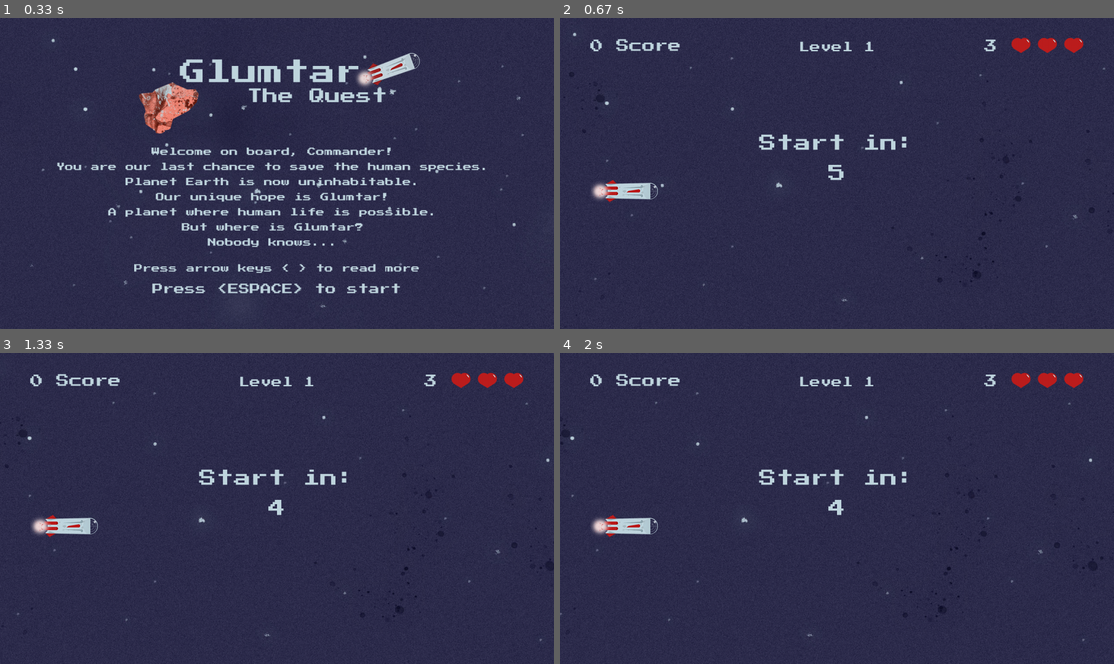
Above: before the commit, frames 1-4 (two rows, left to right).
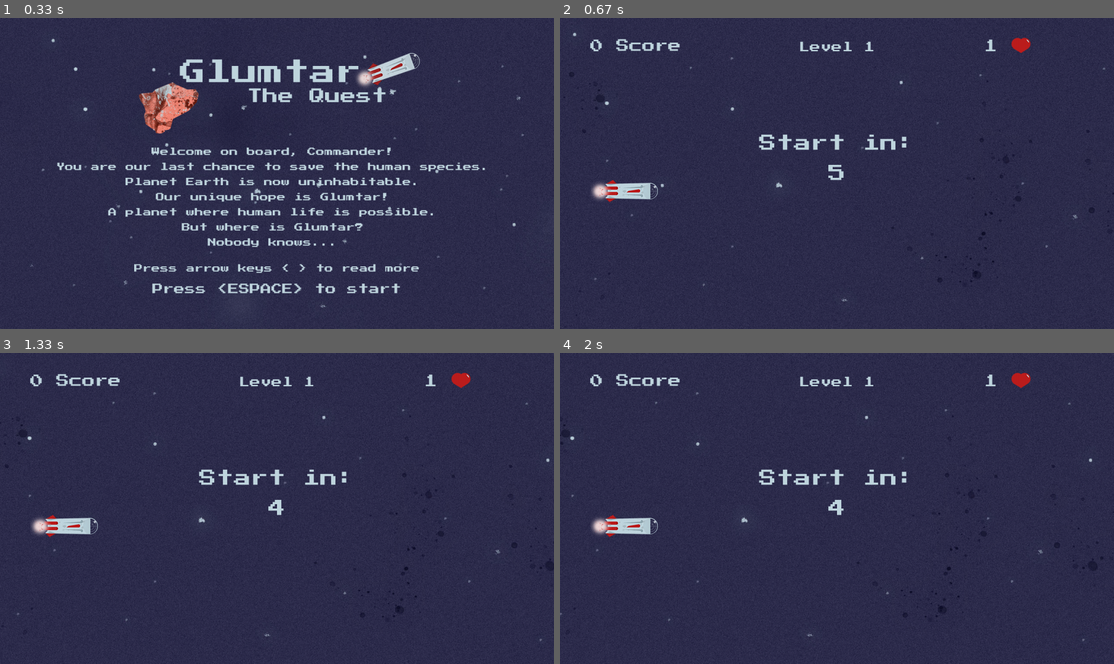
Above: after the commit, the same moments.

Repository: AdrianFSN/proyecto-final-pygame-quest
Game: pygame game, started from main.py
Same seed, same stepped clock (60 frames per second), same inputs: the game is played once before the commit and once after it.
Inputs:
- Up to frame 1 (0.33 s): no input
- Up to frame 2 (0.67 s): tap Space at 0.33 s
- Up to frame 3 (1.33 s): no input
- Up to frame 4 (2 s): no input

Frame 1 is identical in both runs. In frame 2, 0.3% of the frame differs, in the area x 76-95%, y 6-12%; in frame 3, 0.3%; in frame 4, 0.3%.

Commit message:
chore: ya pinto player names y su score

Diff:
--- a/glumtar/__init__.py
+++ b/glumtar/__init__.py
@@ -32,7 +32,7 @@
 METEO_OUTER_MARGIN = 150
 SCOREBOARD_MARGIN = 70
 
-LIVES = 3
+LIVES = 1
 LIVES_MARGIN = 300
 HEARTS_MARGIN = 70
 
--- a/glumtar/bestscores.py
+++ b/glumtar/bestscores.py
@@ -50,11 +50,6 @@
             'glumtar', 'resources', 'fonts', self.font)
         self.font_style = pygame.font.Font(self.font_route, FONT_SIZE)
 
-        """ self.read_table = Reader('front_messages.txt', FONT, (0, 7))
-        self.available_messages = [self.read_table]
-        self.read_table.renderize_lines(self.screen)
-
-        self.reader_pointer = 0 """
         self.exit = False
         self.pointer = 0
         # self.records_page_scenes = [self.get_best_scores()]
@@ -80,39 +75,58 @@
             self.draw_ranking()
             self.add_user_choice_message()
 
-            # self.records_page_scenes = [self.get_best_scores()]
-
-            """ self.available_messages[self.reader_pointer].draw_message(
-                self.screen) """
             pygame.display.flip()
 
         return self.exit
 
     def get_best_scores(self):
         self.db = DBManager(self.db_file_path)
-        self.sql = 'SELECT Position, Name, Score FROM glumtar_best_players;'
+        self.sql = 'SELECT Name, Score FROM glumtar_best_players ORDER BY Score DESC;'
         self.db.consultSQL(self.sql)
         self.best_players = self.db.consultSQL(self.sql)
         # print(f'La lista de records que tengo es {self.best_players}')
 
     def renderize_best_scores(self, screen):
-        records = self.db.column_names
+        headers_records = self.db.column_names
+        data_records = self.best_players
         self.table_container = {}
-        rows_x = 300
+        rows_x = 500
         rows_y = 300
-        header_spacing = 50
-        index = 0
-        if index <= len(self.table_container):
-            for headers in records:
-                rendered_header = self.font_style.render(
-                    headers, True, COLUMBIA_BLUE)
-                self.screen.blit(rendered_header, (rows_x, rows_y))
-                self.table_container[rendered_header] = self.screen.blit(
-                    rendered_header, (rows_x, rows_y))
-                rows_x += rendered_header.get_width() + header_spacing
-            print(f'LOs headers son {self.table_container}')
-            print(
-                f'Los rects incluidos en table container tienen estas x {self.table_container.items()}')
+        number_columns = 2
+        cells_spacing = 50
+        cell_height = FONT_SIZE + 20
+        data_index = 0
+        for headers in headers_records:
+            rendered_header = self.font_style.render(
+                headers, True, COLUMBIA_BLUE)
+            self.table_container[rendered_header] = self.screen.blit(
+                rendered_header, (rows_x, rows_y))
+            rows_x += rendered_header.get_width() + cells_spacing
+
+        rows_x = 500
+        if data_index <= len(self.table_container):
+            for name, score in data_records:
+                player = self.best_players[data_index].get(name)
+                points = self.best_players[data_index].get(score)
+                points_str = f'{points}'
+                rendered_player = self.font_style.render(
+                    player, True, COLUMBIA_BLUE)
+                rendered_points = self.font_style.render(
+                    points_str, True, COLUMBIA_BLUE)
+                self.table_container[rendered_player] = self.screen.blit(
+                    rendered_player, (rows_x, rows_y + cell_height))
+                self.table_container[rendered_points] = self.screen.blit(
+                    rendered_points, (rows_x + rendered_player.get_rect().width + cells_spacing, rows_y + cell_height))
+
+        print(f'Esto es lo que hay en points {points}')
+        print(f'Esto es lo que hay en pointsstr {points_str}')
+        # print(f'Esto es lo que hay en points {points}')
+        # print(
+        #    f'Los rects incluidos en table container tienen estas x {self.table_container.items()}')
+        # print(f'Esto es lo que hay en self.best_players {self.best_players}')
+        # print(f'Esto es lo que hay en data records {data_records}')
+        # ladrillo.rect.x = ladrillo.rect.width * col + margen_izquierdo
+        #    ladrillo.rect.y = ladrillo.rect.height * fila + margen_superior
 
     def draw_ranking(self):
         for rendered_text, text_rect in self.table_container.items():
Binary file changed: glumtar/data/best_players.db
